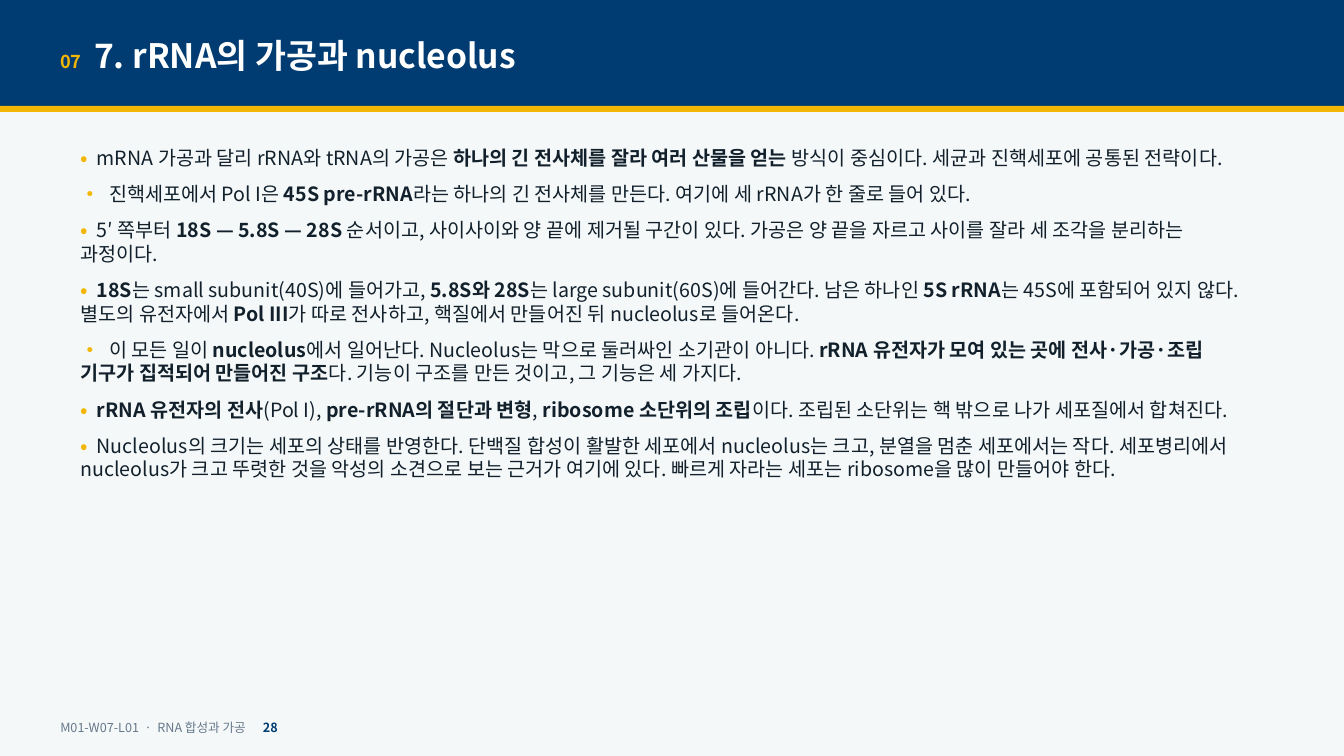
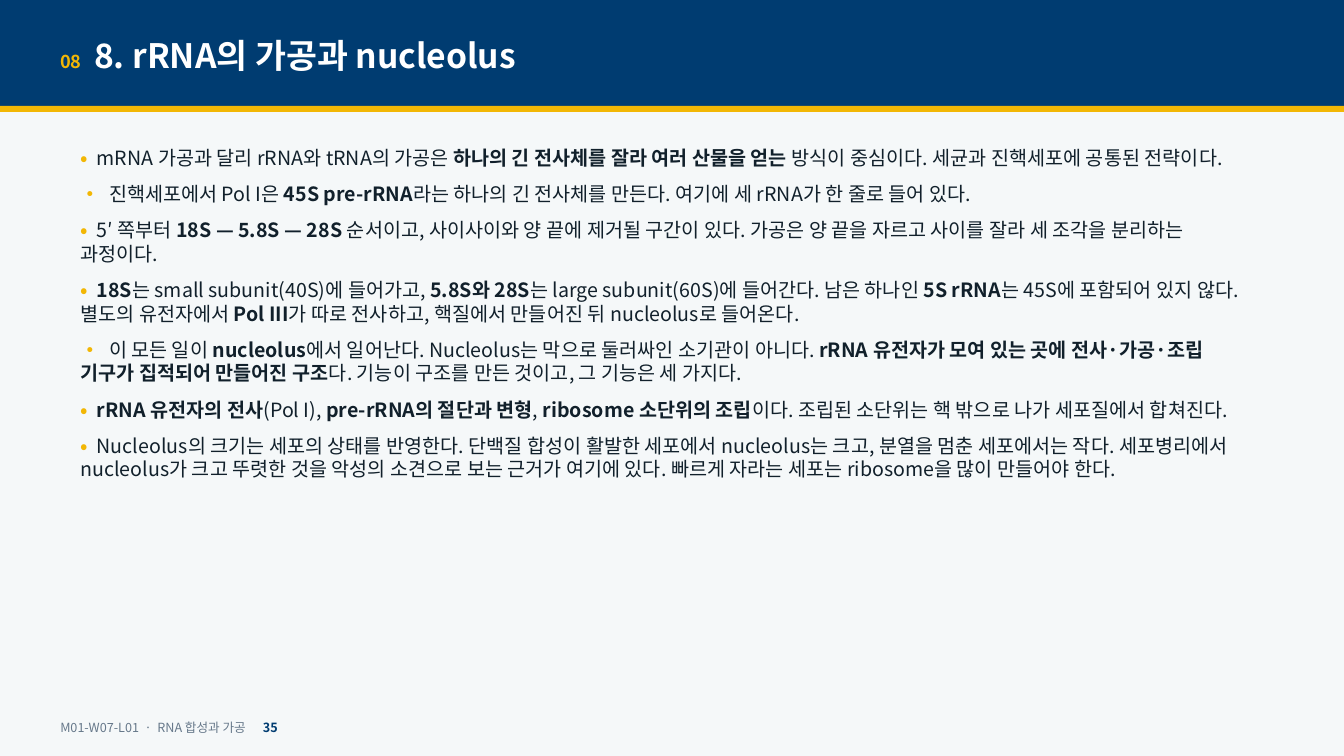
Before and after one commit to hoperiasd2/hoperiasd2.github.io, a slide deck: slide 35 of curriculum/M01/W07/L01/slides.pptx (slide 28 before the commit). Drawn at 1344x756 pixels with LibreOffice and Linux fonts; fonts in the diff are those of the drawing. Boxes give left, top, right and bottom in pixels: in the first picture for what was removed or moved away, otherwise in the second. Text is boxed around its words. In the diff, an @@ line names an element or a change of style, - is before the commit and + after.

```diff
--- a/curriculum/M01/W07/L01/slides.pptx
+++ b/curriculum/M01/W07/L01/slides.pptx
@@ text at (x1=60, y1=39, x2=516, y2=71): text changed @@
-07 7. rRNA의 가공과 nucleolus
+08 8. rRNA의 가공과 nucleolus
@@ text at (x1=60, y1=721, x2=278, y2=733): text changed @@
-M01-W07-L01 · RNA 합성과 가공 28
+M01-W07-L01 · RNA 합성과 가공 35
```
Also in this commit, not shown: 48 other slides changed, 7 slides added, 7 other files.
